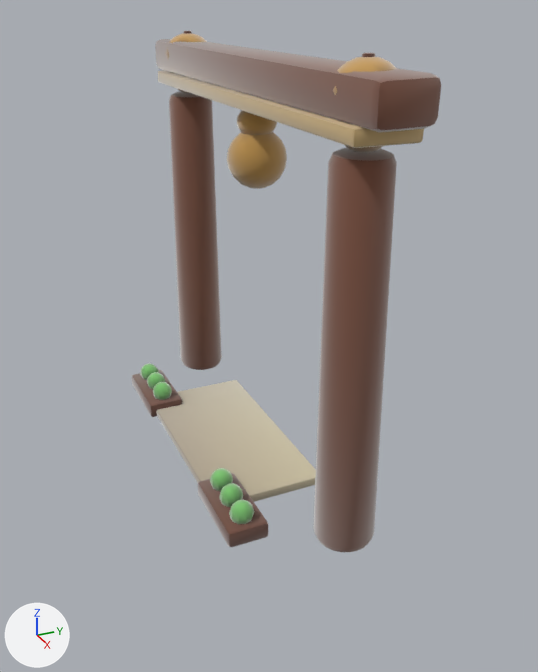
The glTF model assets/models/gates/6f06529b.glb as it was, and as the next commit left it.
The view is the same before and after, from a camera (50 mm lens) standing at (6.93, -2.99, 4.7) and looking at (0.5, -0.09, 1.48). Lighting does not change. The marker at lower left points along +X, +Y and +Z. The first picture is the older version. Vertices at exactly the same position are counted once.

Before the edit, the objects in view are built like this:
```python
me_gate_6f06529b = bpy.data.meshes.new('gate_6f06529b')
me_gate_6f06529b.from_pydata(...)  # 2154 vertices, 4220 faces; spans x -2.6..2.6, y -1.07..0.3, z 0.0..4.33
# faces by material slot: [528, 1728, 824, 108, 108, 216, 600, 108]
me_gate_6f06529b.materials.append(mat_clay__835039_0_92)
me_gate_6f06529b.materials.append(mat_clay__c99a4a_0_95)
me_gate_6f06529b.materials.append(mat_clay__6e4230_0_92)
me_gate_6f06529b.materials.append(mat_clay__835039_0_93)
me_gate_6f06529b.materials.append(mat_clay__d8b87c_0_93)
me_gate_6f06529b.materials.append(mat_clay__6e4230_0_93)
me_gate_6f06529b.materials.append(mat_clay__7cc96f_0_95)
me_gate_6f06529b.materials.append(mat_clay__d8cca8_0_93)
ob_gate_6f06529b = bpy.data.objects.new('gate_6f06529b', me_gate_6f06529b)
ob_gate_6f06529b.location = (0.0, 0.0, 0.0)
```
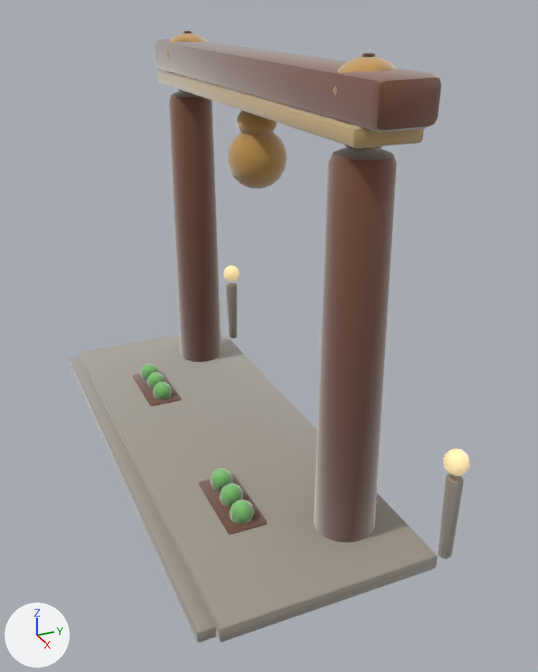
Edits to the bpy script that builds the scene:
```text
Add mat_clay__ffe2a8_0_95__ffe2a8:
    mat_clay__ffe2a8_0_95__ffe2a8 = bpy.data.materials.new('clay_#FFE2A8_0.95_#FFE2A8')
    # nodes: BsdfPrincipled, Mix, OutputMaterial, VertexColor
    # colours: beige #bca67a, beige #ffe2a8, mixed with the vertex colours
Add mat_clay__9e978a_0_93:
    mat_clay__9e978a_0_93 = bpy.data.materials.new('clay_#9E978A_0.93_-')
    # nodes: BsdfPrincipled, Mix, OutputMaterial, VertexColor
    # colours: grey #9e978a, mixed with the vertex colours
Add mat_clay__b9b2a2_0_93:
    mat_clay__b9b2a2_0_93 = bpy.data.materials.new('clay_#B9B2A2_0.93_-')
    # nodes: BsdfPrincipled, Mix, OutputMaterial, VertexColor
    # colours: grey #b9b2a2, mixed with the vertex colours
Change me_gate_6f06529b:
    used by ob_gate_6f06529b; location = (0.0, 0.0, 0.0)
    remove me_gate_6f06529b.from_pydata(...)  # 2154 vertices, 4220 faces; spans x -2.6..2.6, y -1.07..0.3, z 0.0..4.33
    add me_gate_6f06529b.from_pydata(...)  # 2654 vertices, 5192 faces; spans x -2.77..2.77, y -1.71..0.83, z 0.0..4.33
    me_gate_6f06529b part 1: the loose piece of 56 vertices spanning x -2.37..2.37, y -0.3..0.3, z 3.72..3.87 is copied, and the copy is scaled about its middle by (1.14, 0.553, 0.857), then moved by (0.0, -1.54, -3.73), in mat_clay__9e978a_0_93; it spans x -2.7..2.7, y -1.71..-1.37, z 0.0..0.12
    me_gate_6f06529b part 2: the loose piece of 52 vertices spanning x -1.7..-1.46, y -0.98..-0.74, z 0.12..0.36 is copied, and the copy is moved by (-1.06, 1.58, 0.78), in mat_clay__ffe2a8_0_95__ffe2a8; it spans x -2.76..-2.52, y 0.6..0.83, z 0.9..1.14
    me_gate_6f06529b part 3: the loose piece of 52 vertices spanning x 1.46..1.7, y -0.98..-0.75, z 0.11..0.36 is copied, and the copy is moved by (1.06, 1.58, 0.79), in mat_clay__ffe2a8_0_95__ffe2a8; it spans x 2.52..2.76, y 0.61..0.83, z 0.9..1.14
    me_gate_6f06529b part 4: a new loose piece of 114 vertices spanning x -2.73..-2.56, y 0.63..0.8, z 0.0..0.86, in mat_clay__9e978a_0_93
    me_gate_6f06529b part 5: a new loose piece of 114 vertices spanning x 2.56..2.73, y 0.64..0.8, z 0.0..0.86, in mat_clay__9e978a_0_93
    me_gate_6f06529b part 6: a new loose piece of 56 vertices spanning x -2.77..2.77, y -1.55..0.55, z 0.0..0.16, in mat_clay__9e978a_0_93
    me_gate_6f06529b part 7: 3970 kept faces spanning x -2.6..2.6, y -1.07..0.3, z 0.0..4.32 get new vertex colours; the middle colour goes from light grey #cac7d0 to light grey #c0b7ac
    other edits to the shape of me_gate_6f06529b do not show in these pictures
    add me_gate_6f06529b.materials.append(mat_clay__9e978a_0_93)
    add me_gate_6f06529b.materials.append(mat_clay__b9b2a2_0_93)
    add me_gate_6f06529b.materials.append(mat_clay__ffe2a8_0_95__ffe2a8)
```

Boxes (x1, y1, x2, y2) around the edits, measured in the pictures (538 x 672 px):
'gate_6f06529b', reshaped (30% wider, 17% taller): before (132, 31, 441, 552); after (69, 31, 470, 642)
part 1 of me_gate_6f06529b, added: after (69, 357, 217, 642)
part 2 of me_gate_6f06529b, added: after (223, 266, 240, 282)
part 3 of me_gate_6f06529b, added (beige): after (443, 448, 470, 476)
part 4 of me_gate_6f06529b, added: after (226, 283, 237, 338)
part 5 of me_gate_6f06529b, added: after (438, 474, 464, 559)
part 6 of me_gate_6f06529b, added: after (79, 330, 437, 642)
part 7 of me_gate_6f06529b, edited (looks the same): (132, 31, 441, 542) in both
